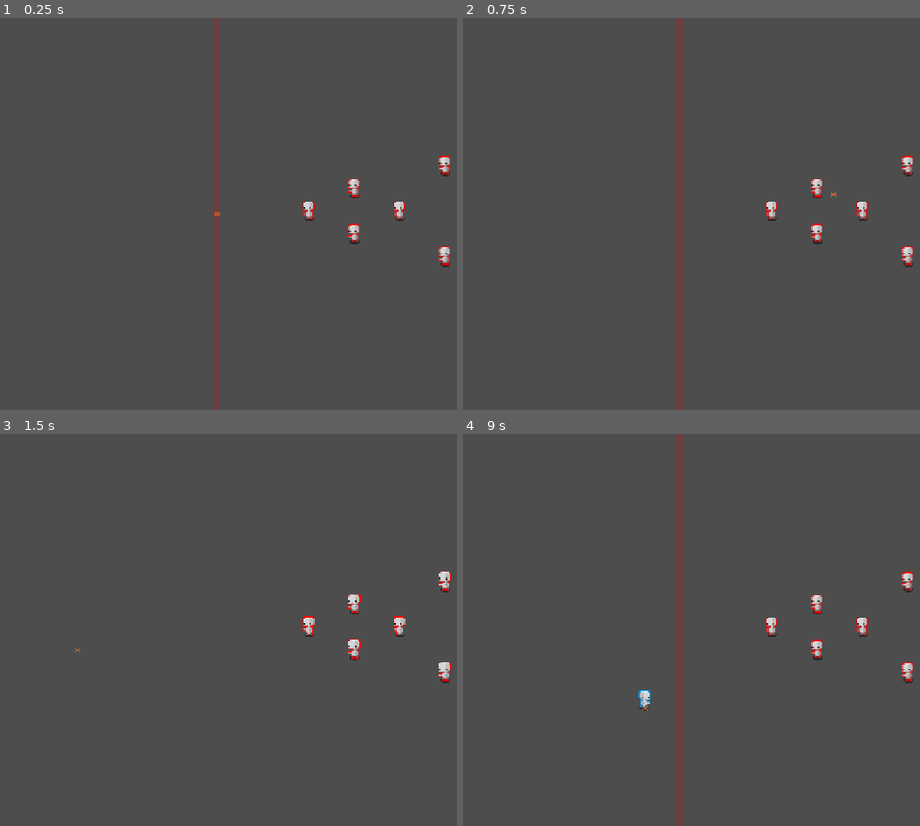
Above: before the commit, frames 1-4 (two rows, left to right).
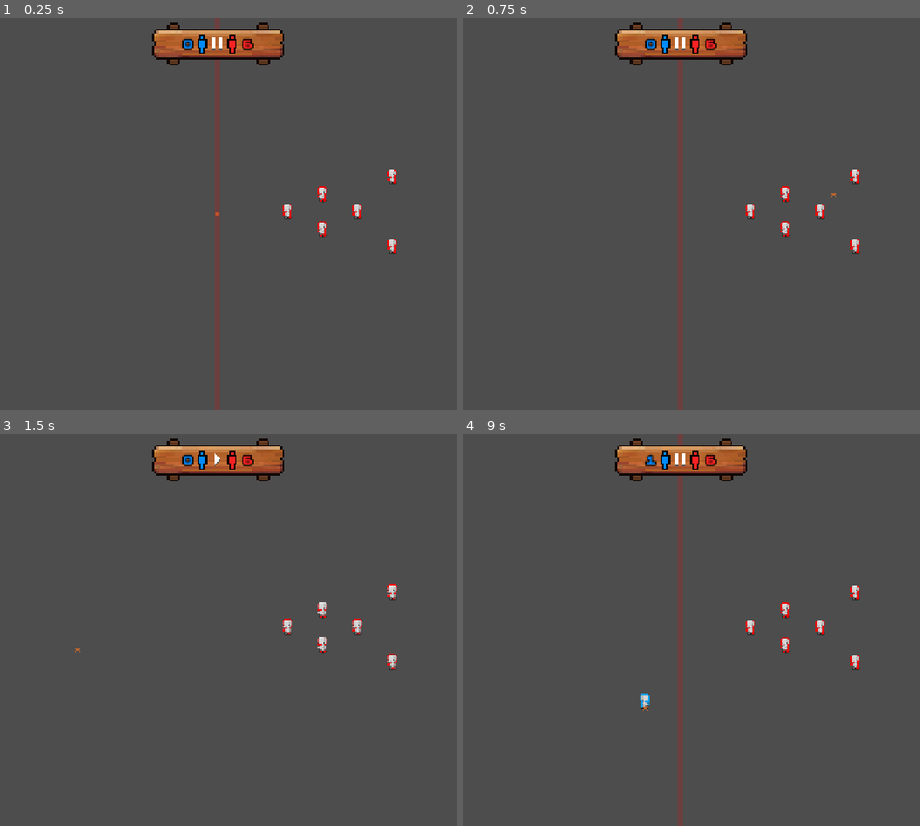
Above: after the commit, the same moments.

Repository: TagReaper/Eclipse-Jam
Game: Godot game, scene res://Levels/test_level.tscn
The game is run twice, just before and just after one commit, with the same random seed, the same clock (stepped at 60 frames per second) and the same inputs.
Inputs (mouse positions are in pixels of both pictures, inside the frame that each line leads up to):
- Up to frame 1 (0.25 s): no input
- Up to frame 2 (0.75 s): tap Enter at 0.5 s; move the mouse to (833, 194) at 0.52 s; hold R (SpeedUp) from 0.53 s (still down); hold Right mouse button (RemoveSummon) from 0.53 s (still down); tap Tab (End) at 0.6 s
- Up to frame 3 (1.5 s): tap Space (Pause) at 1.25 s; move the mouse to (77, 649) at 1.27 s; release R (SpeedUp) at 1.28 s; release Right mouse button (RemoveSummon) at 1.28 s; right-click (77, 649) at 1.35 s
- Up to frame 4 (9 s): click (540, 649) at 1.55 s; move the mouse to (750, 543) at 2.02 s; press the mouse at (750, 543) at 2.03 s; hold R (SpeedUp) 2.03-3.53 s; tap Tab (End) at 2.3, 2.85, 4.55, 5.1, 6.8, 7.35 s; tap Enter at 2.75, 5 s; move the mouse to (645, 708) at 2.77 s; release the mouse at (645, 708) at 2.78 s; right-click (645, 708) at 3.05 s; tap Space (Pause) at 3.5, 4.15, 5.75 s; move the mouse to (888, 688) at 3.52 s; hold Right mouse button (RemoveSummon) 3.53-4.28 s; click (888, 688) at 3.8 s; move the mouse to (472, 571) at 4.27 s; click (472, 571) at 4.35 s; move the mouse to (714, 630) at 5.02 s; hold Right mouse button (RemoveSummon) 5.03-5.78 s; move the mouse to (577, 532) at 5.77 s; hold R (SpeedUp) 5.78-8.03 s; right-click (577, 532) at 5.85 s; click (577, 532) at 6.05 s; move the mouse to (833, 610) at 6.52 s; press the mouse at (833, 610) at 6.53 s; move the mouse to (540, 649) at 7.27 s; release the mouse at (540, 649) at 7.28 s; right-click (540, 649) at 7.55 s; move the mouse to (750, 543) at 8.02 s; hold Right mouse button (RemoveSummon) 8.03-8.78 s; click (750, 543) at 8.3 s; move the mouse to (645, 708) at 8.77 s; click (645, 708) at 8.85 s

The runs differ from the first frame. In frame 1, 3.8% of the frame differs, in the area x 33-99%, y 0-100%; in frame 2, 3.8%; in frame 3, 3.5%; in frame 4, 3.9%.

Commit message:
Added UI and Test Lv 2

Diff:
--- /dev/null
+++ b/eclipse-game-jame-project/Components/UI/active_always.gd
@@ -0,0 +1,15 @@
+extends Control
+
+@export var BlueCountDisplay: Label
+@export var RedCountDisplay: Label
+@export var PauseIndicator: Sprite2D
+
+func _update_count(x: int, y: int) -> void:
+	BlueCountDisplay.text = str(x)
+	RedCountDisplay.text = str(y)
+
+func _update_pause(paused: bool) -> void:
+	if paused:
+		PauseIndicator.frame = 112
+	else:
+		PauseIndicator.frame = 113
--- /dev/null
+++ b/eclipse-game-jame-project/Components/UI/active_always.tscn
@@ -0,0 +1,121 @@
+[gd_scene format=3 uid="uid://bo6qcoy60aneh"]
+
+[ext_resource type="Script" uid="uid://dkknn422dcxxj" path="res://Components/UI/active_always.gd" id="1_iggl2"]
+[ext_resource type="FontFile" uid="uid://bbddi8r81blfw" path="res://Assets/Fonts/BoldPixels.ttf" id="2_8au1k"]
+[ext_resource type="Texture2D" uid="uid://p1s5b7wlcgcd" path="res://Assets/UI/freefantasy.png" id="2_ckigy"]
+[ext_resource type="Texture2D" uid="uid://82op52t0cp5m" path="res://Assets/UI/MediavelFree.png" id="3_ckigy"]
+
+[sub_resource type="LabelSettings" id="LabelSettings_f1574"]
+font = ExtResource("2_8au1k")
+font_size = 32
+font_color = Color(0, 0.54509807, 1, 1)
+outline_size = 8
+outline_color = Color(0, 0, 0, 1)
+shadow_size = 0
+
+[sub_resource type="LabelSettings" id="LabelSettings_iggl2"]
+font = ExtResource("2_8au1k")
+font_size = 32
+font_color = Color(1, 0.13333334, 0.13725491, 1)
+outline_size = 8
+outline_color = Color(0, 0, 0, 1)
+
+[node name="Active_Always" type="Control" unique_id=837598908 node_paths=PackedStringArray("BlueCountDisplay", "RedCountDisplay", "PauseIndicator")]
+layout_mode = 3
+anchors_preset = 0
+offset_right = 40.0
+offset_bottom = 40.0
+script = ExtResource("1_iggl2")
+BlueCountDisplay = NodePath("Blue")
+RedCountDisplay = NodePath("Red")
+PauseIndicator = NodePath("Play-Pause Indicator")
+
+[node name="BG Sprites" type="Node2D" parent="." unique_id=47366775]
+position = Vector2(640, 360)
+
+[node name="Left" type="Sprite2D" parent="BG Sprites" unique_id=851644944]
+texture_filter = 1
+position = Vector2(-96, -312)
+scale = Vector2(4, 4)
+texture = ExtResource("2_ckigy")
+hframes = 8
+vframes = 8
+frame = 3
+
+[node name="Right" type="Sprite2D" parent="BG Sprites" unique_id=886720882]
+texture_filter = 1
+position = Vector2(96, -312)
+scale = Vector2(4, 4)
+texture = ExtResource("2_ckigy")
+hframes = 8
+vframes = 8
+frame = 5
+
+[node name="Center" type="Sprite2D" parent="BG Sprites" unique_id=807950338]
+texture_filter = 1
+position = Vector2(0, -312)
+scale = Vector2(4, 4)
+texture = ExtResource("2_ckigy")
+hframes = 8
+vframes = 8
+frame = 4
+
+[node name="BlueSoul" type="Sprite2D" parent="BG Sprites" unique_id=1050933895]
+texture_filter = 1
+position = Vector2(-28, -312)
+scale = Vector2(3, 3)
+texture = ExtResource("3_ckigy")
+hframes = 16
+vframes = 8
+frame = 114
+
+[node name="RedSoul" type="Sprite2D" parent="BG Sprites" unique_id=1379137640]
+texture_filter = 1
+position = Vector2(28, -312)
+scale = Vector2(3, 3)
+texture = ExtResource("3_ckigy")
+hframes = 16
+vframes = 8
+frame = 115
+
+[node name="Blue" type="Label" parent="." unique_id=2131753794]
+layout_mode = 1
+anchors_preset = 8
+anchor_left = 0.5
+anchor_top = 0.5
+anchor_right = 0.5
+anchor_bottom = 0.5
+offset_left = 468.0
+offset_top = 14.0
+offset_right = 576.0
+offset_bottom = 42.0
+grow_horizontal = 2
+grow_vertical = 2
+text = "0"
+label_settings = SubResource("LabelSettings_f1574")
+horizontal_alignment = 2
+
+[node name="Red" type="Label" parent="." unique_id=851115521]
+layout_mode = 1
+anchors_preset = 8
+anchor_left = 0.5
+anchor_top = 0.5
+anchor_right = 0.5
+anchor_bottom = 0.5
+offset_left = 668.0
+offset_top = 14.0
+offset_right = 776.0
+offset_bottom = 42.0
+grow_horizontal = 2
+grow_vertical = 2
+text = "0"
+label_settings = SubResource("LabelSettings_iggl2")
+
+[node name="Play-Pause Indicator" type="Sprite2D" parent="." unique_id=1321250967]
+texture_filter = 1
+position = Vector2(643, 44)
+scale = Vector2(3, 3)
+texture = ExtResource("3_ckigy")
+hframes = 16
+vframes = 8
+frame = 112
--- /dev/null
+++ b/eclipse-game-jame-project/Components/UI/active_before.tscn
@@ -0,0 +1,7 @@
+[gd_scene format=3 uid="uid://blqqpmfcxjki1"]
+
+[node name="Active_Before" type="Control" unique_id=1668887134]
+layout_mode = 3
+anchors_preset = 0
+offset_right = 40.0
+offset_bottom = 40.0
--- /dev/null
+++ b/eclipse-game-jame-project/Components/UI/end_state.tscn
@@ -0,0 +1,7 @@
+[gd_scene format=3 uid="uid://d3i2smwjnr40o"]
+
+[node name="End_State" type="Control" unique_id=1455088444]
+layout_mode = 3
+anchors_preset = 0
+offset_right = 40.0
+offset_bottom = 40.0
--- a/eclipse-game-jame-project/Components/mouse_follower.gd
+++ b/eclipse-game-jame-project/Components/mouse_follower.gd
@@ -5,6 +5,13 @@
 @export var Cooldown: Timer
 @export var sandbox: bool = false
 @export var RedArea: Area2D
+
+@export_category("UI Controllers")
+@export var ActAlways: Control
+@export var ActBefore: Control
+@export var EndState: Control
+
+
 var blue_count: int = 0
 var red_count: int = 0
 
@@ -32,8 +39,7 @@
 	_set_unit("BS1")
 	level_started = false
 	Global.paused = true
-	for unit in get_parent().find_child("Units", false, false).get_children():
-		_change_unit_count(unit.faction, 1)
+	ActAlways._update_pause(Global.paused)
 
 @warning_ignore("unused_parameter")
 func _process(delta: float) -> void:
@@ -48,12 +54,16 @@
 			level_started = true
 			_save_node_state()
 			get_parent().find_child("Boundary").visible = false
+		ActAlways._update_pause(Global.paused)
 
 	if Input.is_action_just_pressed("End"):
+		blue_count = 0
+		red_count = 0
 		if level_started:
 			level_started = false
 			Global.paused = true
 			get_parent().find_child("Boundary").visible = true
+			ActAlways._update_pause(Global.paused)
 			_load_node_state()
 		else:
 			get_tree().reload_current_scene()
@@ -80,30 +90,29 @@
 					summon.name = "BLUE-" + Unit.Shorthand + "-" + str(summon_num)
 					summon.unit_id = Unit.ID
 					get_parent().find_child("Units", false, false).add_child(summon)
-					_change_unit_count(Global.Faction.BLUE, 1)
 					summon_num += 1
 					Cooldown.start(0.05)
 		else:
-			var g_pos: Vector2 = global_position
-			if !ZoneArea.has_overlapping_areas():
-				selected_faction = Global.Faction.BLUE
-				if g_pos.x > get_parent().find_child("Boundary").position.x:
-					g_pos.x = get_parent().find_child("Boundary").position.x - 8
-			elif ZoneArea.overlaps_area(RedArea):
-				selected_faction = Global.Faction.RED
-				if g_pos.x < get_parent().find_child("Boundary").position.x:
-					g_pos.x = get_parent().find_child("Boundary").position.x + 8
-			if !CollArea.has_overlapping_areas():
-				selected_unit = load(Unit.Path)
-				var summon = selected_unit.instantiate()
-				summon.faction = selected_faction
-				summon.global_position = g_pos + Vector2(0,-8)
-				summon.name = Global.Faction.find_key(selected_faction) + "-" + Unit.Shorthand + "-" + str(summon_num)
-				summon.unit_id = Unit.ID
-				get_parent().find_child("Units", false, false).add_child(summon)
-				_change_unit_count(summon.faction, 1)
-				summon_num += 1
-				Cooldown.start(0.05)
+			if blue_count + red_count < 1000:
+				var g_pos: Vector2 = global_position
+				if !ZoneArea.has_overlapping_areas():
+					selected_faction = Global.Faction.BLUE
+					if g_pos.x > get_parent().find_child("Boundary").position.x:
+						g_pos.x = get_parent().find_child("Boundary").position.x - 8
+				elif ZoneArea.overlaps_area(RedArea):
+					selected_faction = Global.Faction.RED
+					if g_pos.x < get_parent().find_child("Boundary").position.x:
+						g_pos.x = get_parent().find_child("Boundary").position.x + 8
+				if !CollArea.has_overlapping_areas():
+					selected_unit = load(Unit.Path)
+					var summon = selected_unit.instantiate()
+					summon.faction = selected_faction
+					summon.global_position = g_pos + Vector2(0,-8)
+					summon.name = Global.Faction.find_key(selected_faction) + "-" + Unit.Shorthand + "-" + str(summon_num)
+					summon.unit_id = Unit.ID
+					get_parent().find_child("Units", false, false).add_child(summon)
+					summon_num += 1
+					Cooldown.start(0.05)
 
 	if Input.is_action_pressed("RemoveSummon") and CollArea.has_overlapping_areas() and Global.paused and !level_started:
 		if !sandbox:
@@ -113,14 +122,12 @@
 				for unit in colls:
 					var cost: Array = Global.Units.get(unit.get_parent().unit_id).Cost
 					resources[cost[0]] += cost[1]
-					_change_unit_count(Global.Faction.BLUE, -1)
-					unit.get_parent().queue_free()
+					unit.get_parent()._death()
 		else:
 			var colls = CollArea.get_overlapping_areas()
 
 			for unit in colls:
-				_change_unit_count(unit.get_parent().faction, -1)
-				unit.get_parent().queue_free()
+				unit.get_parent()._death()
 
 func _set_unit(_name: String) -> void:
 	Unit = Global.Units.get(_name)
@@ -157,4 +164,5 @@
 			blue_count += _qty
 		Global.Faction.RED:
 			red_count += _qty
+	ActAlways._update_count(blue_count, red_count)
 	print("\nBlue Count: ", blue_count, "\nRed Count: ", red_count)
--- a/eclipse-game-jame-project/Components/mouse_follower.tscn
+++ b/eclipse-game-jame-project/Components/mouse_follower.tscn
@@ -2,15 +2,21 @@
 
 [ext_resource type="Script" uid="uid://c5tcbu2lsfo8h" path="res://Components/mouse_follower.gd" id="1_4qxkb"]
 [ext_resource type="Texture2D" uid="uid://82op52t0cp5m" path="res://Assets/UI/MediavelFree.png" id="2_3c1xd"]
+[ext_resource type="PackedScene" uid="uid://bo6qcoy60aneh" path="res://Components/UI/active_always.tscn" id="3_bdjl3"]
+[ext_resource type="PackedScene" uid="uid://blqqpmfcxjki1" path="res://Components/UI/active_before.tscn" id="4_4nt7d"]
+[ext_resource type="PackedScene" uid="uid://d3i2smwjnr40o" path="res://Components/UI/end_state.tscn" id="5_lbvka"]
 
 [sub_resource type="CircleShape2D" id="CircleShape2D_f1574"]
 
-[node name="Mouse Follower" type="Node2D" unique_id=637497597 node_paths=PackedStringArray("ZoneArea", "CollArea", "Cooldown")]
+[node name="Mouse Follower" type="Node2D" unique_id=637497597 node_paths=PackedStringArray("ZoneArea", "CollArea", "Cooldown", "ActAlways", "ActBefore", "EndState")]
 process_mode = 3
 script = ExtResource("1_4qxkb")
 ZoneArea = NodePath("Area2D")
 CollArea = NodePath("Area2D2")
 Cooldown = NodePath("Timer")
+ActAlways = NodePath("CanvasLayer/UI Controller/Active_Always")
+ActBefore = NodePath("CanvasLayer/UI Controller/Active_Before")
+EndState = NodePath("CanvasLayer/UI Controller/End_State")
 
 [node name="Area2D" type="Area2D" parent="." unique_id=1248681465]
 collision_layer = 0
@@ -38,3 +44,20 @@
 hframes = 16
 vframes = 8
 frame = 94
+
+[node name="CanvasLayer" type="CanvasLayer" parent="." unique_id=874045540]
+
+[node name="UI Controller" type="Control" parent="CanvasLayer" unique_id=1258128854]
+layout_mode = 3
+anchors_preset = 0
+offset_right = 40.0
+offset_bottom = 40.0
+
+[node name="Active_Always" parent="CanvasLayer/UI Controller" unique_id=837598908 instance=ExtResource("3_bdjl3")]
+layout_mode = 0
+
+[node name="Active_Before" parent="CanvasLayer/UI Controller" unique_id=1668887134 instance=ExtResource("4_4nt7d")]
+layout_mode = 0
+
+[node name="End_State" parent="CanvasLayer/UI Controller" unique_id=1455088444 instance=ExtResource("5_lbvka")]
+layout_mode = 0
--- a/eclipse-game-jame-project/Entities/Units/BasicUnit.gd
+++ b/eclipse-game-jame-project/Entities/Units/BasicUnit.gd
@@ -93,6 +93,9 @@
 		Shadow.position.x = shadow_offset
 	else:
 		Shadow.position.x = -shadow_offset
+
+	Mouse_Follower._change_unit_count(faction, 1)
+
 
 @warning_ignore("unused_parameter")
 func _process(delta: float) -> void:
--- a/eclipse-game-jame-project/Levels/sandbox.tscn
+++ b/eclipse-game-jame-project/Levels/sandbox.tscn
@@ -9,6 +9,7 @@
 y_sort_enabled = true
 
 [node name="Boundary" type="Area2D" parent="." unique_id=1874761743]
+position = Vector2(5, 0)
 collision_layer = 128
 collision_mask = 0
 
@@ -18,7 +19,7 @@
 debug_color = Color(0.69803923, 0.011764706, 0, 0.10980392)
 
 [node name="Line2D" type="Line2D" parent="Boundary" unique_id=1007479207]
-position = Vector2(19, -186)
+position = Vector2(20, -186)
 points = PackedVector2Array(-20, 575, -20, -188)
 default_color = Color(1, 0, 0, 0.1764706)
 
@@ -40,4 +41,3 @@
 
 [node name="Camera2D" type="Camera2D" parent="." unique_id=171207175]
 position = Vector2(2, 0)
-zoom = Vector2(1.3, 1.3)
--- a/eclipse-game-jame-project/Levels/test_level.tscn
+++ b/eclipse-game-jame-project/Levels/test_level.tscn
@@ -69,4 +69,3 @@
 faction = 1
 
 [node name="Camera2D" type="Camera2D" parent="." unique_id=171207175]
-zoom = Vector2(1.3, 1.3)
--- /dev/null
+++ b/eclipse-game-jame-project/Levels/test_level_2.tscn
@@ -0,0 +1,101 @@
+[gd_scene format=3 uid="uid://bf0lg8gv13spv"]
+
+[ext_resource type="PackedScene" uid="uid://dyjgmurckaguh" path="res://Components/mouse_follower.tscn" id="1_lh1fq"]
+[ext_resource type="PackedScene" uid="uid://cx7tgikucfsk2" path="res://Entities/Units/basic_unit_test.tscn" id="2_0jec4"]
+
+[sub_resource type="RectangleShape2D" id="RectangleShape2D_f1574"]
+size = Vector2(616, 879)
+
+[node name="Test Lv 1" type="Node2D" unique_id=930342871]
+y_sort_enabled = true
+
+[node name="Boundary" type="Area2D" parent="." unique_id=1290196898]
+collision_layer = 128
+collision_mask = 0
+
+[node name="CollisionShape2D" type="CollisionShape2D" parent="Boundary" unique_id=1861348549]
+position = Vector2(312, 3)
+shape = SubResource("RectangleShape2D_f1574")
+debug_color = Color(0.69803923, 0.011764706, 0, 0.10980392)
+
+[node name="Line2D" type="Line2D" parent="Boundary" unique_id=1193593473]
+position = Vector2(19, -186)
+points = PackedVector2Array(-20, 575, -20, -188)
+default_color = Color(1, 0, 0, 0.1764706)
+
+[node name="Mouse Follower" parent="." unique_id=637497597 node_paths=PackedStringArray("RedArea") instance=ExtResource("1_lh1fq")]
+position = Vector2(-281, -30)
+RedArea = NodePath("../Boundary")
+resources = Dictionary[String, int]({
+"Bones": 12,
+"Flesh": 0,
+"Gilded Bones": 0,
+"Mossy Bones": 0,
+"Mythril Scrap": 0,
+"Tantalum Scrap": 0
+})
+
+[node name="Units" type="Node2D" parent="." unique_id=431631231]
+y_sort_enabled = true
+
+[node name="RED-BS-0" parent="Units" unique_id=1248488462 instance=ExtResource("2_0jec4")]
+position = Vector2(192, -32)
+collision_layer = 8
+faction = 1
+
+[node name="RED-BS-1" parent="Units" unique_id=650447839 instance=ExtResource("2_0jec4")]
+position = Vector2(128, 0)
+collision_layer = 8
+faction = 1
+
+[node name="RED-BS-2" parent="Units" unique_id=1799119077 instance=ExtResource("2_0jec4")]
+position = Vector2(192, 32)
+collision_layer = 8
+faction = 1
+
+[node name="RED-BS-3" parent="Units" unique_id=1292994528 instance=ExtResource("2_0jec4")]
+position = Vector2(320, -64)
+collision_layer = 8
+faction = 1
+
+[node name="RED-BS-4" parent="Units" unique_id=1441500341 instance=ExtResource("2_0jec4")]
+position = Vector2(320, 64)
+collision_layer = 8
+faction = 1
+
+[node name="RED-BS-5" parent="Units" unique_id=202465520 instance=ExtResource("2_0jec4")]
+position = Vector2(256, 0)
+collision_layer = 8
+faction = 1
+
+[node name="RED-BS-9" parent="Units" unique_id=1833886407 instance=ExtResource("2_0jec4")]
+position = Vector2(384, -256)
+collision_layer = 8
+faction = 1
+
+[node name="RED-BS-10" parent="Units" unique_id=990866474 instance=ExtResource("2_0jec4")]
+position = Vector2(384, -128)
+collision_layer = 8
+faction = 1
+
+[node name="RED-BS-11" parent="Units" unique_id=1535317489 instance=ExtResource("2_0jec4")]
+position = Vector2(320, -192)
+collision_layer = 8
+faction = 1
+
+[node name="RED-BS-12" parent="Units" unique_id=635719240 instance=ExtResource("2_0jec4")]
+position = Vector2(384, 128)
+collision_layer = 8
+faction = 1
+
+[node name="RED-BS-13" parent="Units" unique_id=1794443992 instance=ExtResource("2_0jec4")]
+position = Vector2(384, 256)
+collision_layer = 8
+faction = 1
+
+[node name="RED-BS-14" parent="Units" unique_id=1910028868 instance=ExtResource("2_0jec4")]
+position = Vector2(320, 192)
+collision_layer = 8
+faction = 1
+
+[node name="Camera2D" type="Camera2D" parent="." unique_id=171207175]
Binary file added: eclipse-game-jame-project/Assets/Fonts/BoldPixels.ttf
Not shown, added: eclipse-game-jame-project/Assets/Fonts/BoldPixels.ttf.import
Binary file changed: eclipse-game-jame-project/Assets/UI/MediavelFree.png
Binary file changed: eclipse-game-jame-project/Assets/UI/freefantasy.png
Not shown, added: eclipse-game-jame-project/Components/UI/active_always.gd.uid
